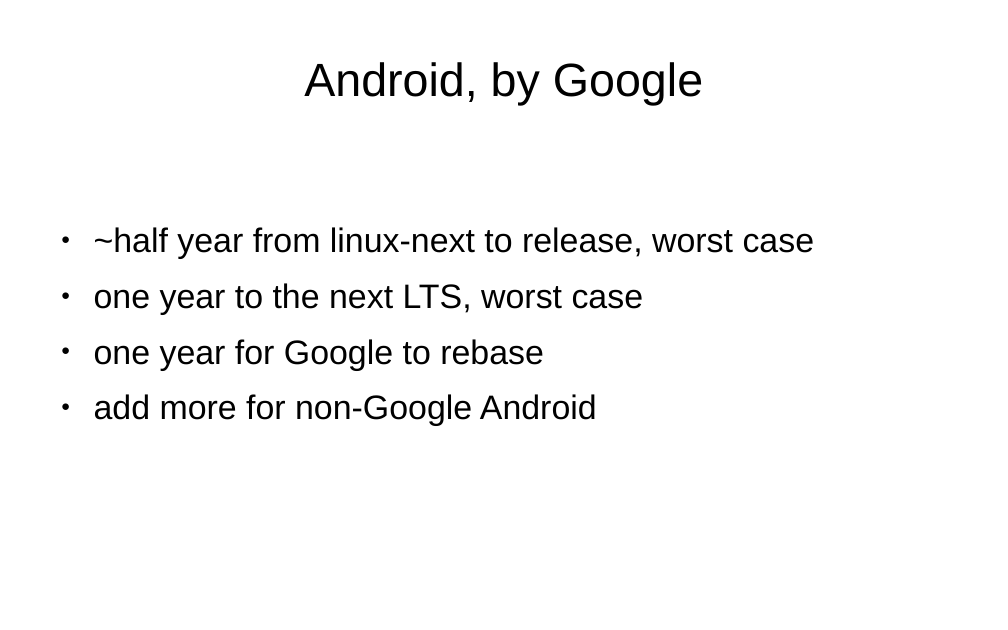
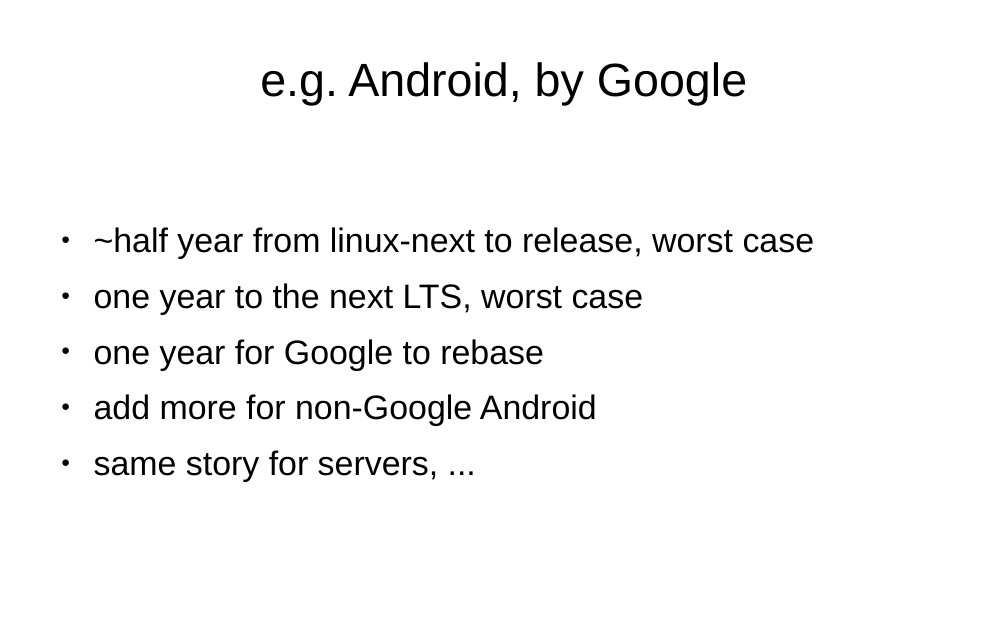
Before and after one commit to danvet/danvet.github.io, a slide deck: slide 19 of slides/lpc-2019-upstream.odp (slide 20 before the commit). Drawn at 1008x630 pixels with LibreOffice and Linux fonts; fonts in the diff are those of the drawing. Boxes give left, top, right and bottom in pixels: in the first picture for what was removed or moved away, otherwise in the second. Text is boxed around its words. In the diff, an @@ line names an element or a change of style, - is before the commit and + after.

```diff
--- a/slides/lpc-2019-upstream.odp
+++ b/slides/lpc-2019-upstream.odp
@@ title at [260,62,747,105]: text changed @@
-Android, by Google
+e.g. Android, by Google
@@ text at [94,450,439,482]: paragraph added @@
+● same story for servers, ...
```
Also in this commit, not shown: 3 other slides changed.
